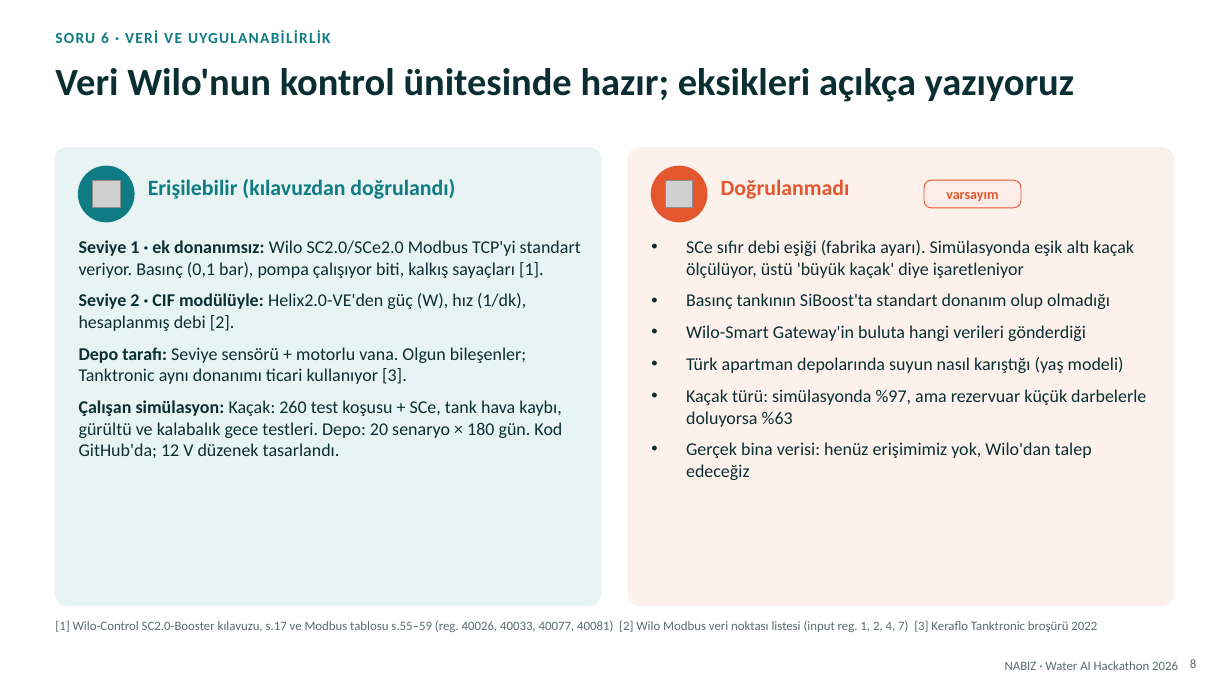
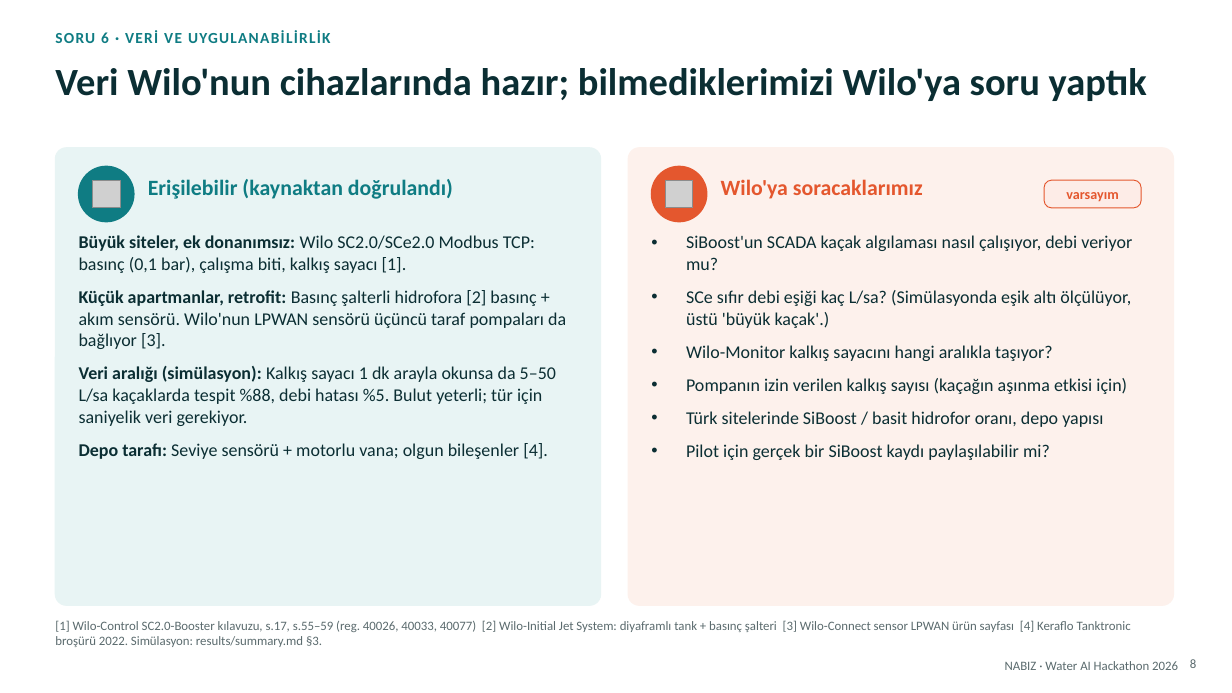
Before and after one commit to ugurfurkanyesil-rgb/wilo-hackathon, a slide deck: slide 8 of teslim/NABIZ_Proje_Fikri.pptx. Drawn at 1232x693 pixels with LibreOffice and Linux fonts; fonts in the diff are those of the drawing; grey boxes stand for pictures. Boxes give left, top, right and bottom in pixels: in the first picture for what was removed or moved away, otherwise in the second. Text is boxed around its words. In the diff, an @@ line names an element or a change of style, - is before the commit and + after.

```diff
--- a/teslim/NABIZ_Proje_Fikri.pptx
+++ b/teslim/NABIZ_Proje_Fikri.pptx
@@ title at (55,68,1147,101): text changed @@
-Veri Wilo'nun kontrol ünitesinde hazır; eksikleri açıkça yazıyoruz
+Veri Wilo'nun cihazlarında hazır; bilmediklerimizi Wilo'ya soru yaptık
@@ text at (148,179,453,199): text changed @@
-Erişilebilir (kılavuzdan doğrulandı)
+Erişilebilir (kaynaktan doğrulandı)
@@ text at (721,179,923,199): text changed @@
-Doğrulanmadı
+Wilo'ya soracaklarımız
@@ text "varsayım": place and size @@
-text "varsayım" at (946,192,998,201)
+text "varsayım" at (1066,192,1118,201)
@@ rounded rectangle: place and size @@
-rounded rectangle at (924,180,1021,208)
+rounded rectangle at (1044,180,1141,208)
@@ text at (79,235,566,459): text changed @@
-• Seviye 1 · ek donanımsız: Wilo SC2.0/SCe2.0 Modbus TCP'yi standart veriyor. Basınç (0,1 bar), pompa çalışıyor biti, kalkış sayaçları [1].
-• Seviye 2 · CIF modülüyle: Helix2.0-VE'den güç (W), hız (1/dk), hesaplanmış debi [2].
-• Depo tarafı: Seviye sensörü + motorlu vana. Olgun bileşenler; Tanktronic aynı donanımı ticari kullanıyor [3].
-• Çalışan simülasyon: Kaçak: 260 test koşusu + SCe, tank hava kaybı, gürültü ve kalabalık gece testleri. Depo: 20 senaryo × 180 gün. Kod GitHub'da; 12 V düzenek tasarlandı.
+• Büyük siteler, ek donanımsız: Wilo SC2.0/SCe2.0 Modbus TCP: basınç (0,1 bar), çalışma biti, kalkış sayacı [1].
+• Küçük apartmanlar, retrofit: Basınç şalterli hidrofora [2] basınç + akım sensörü. Wilo'nun LPWAN sensörü üçüncü taraf pompaları da bağlıyor [3].
+• Veri aralığı (simülasyon): Kalkış sayacı 1 dk arayla okunsa da 5–50 L/sa kaçaklarda tespit %88, debi hatası %5. Bulut yeterli; tür için saniyelik veri gerekiyor.
+• Depo tarafı: Seviye sensörü + motorlu vana; olgun bileşenler [4].
@@ text at (686,235,1132,460): text changed @@
-• SCe sıfır debi eşiği (fabrika ayarı). Simülasyonda eşik altı kaçak ölçülüyor, üstü 'büyük kaçak' diye işaretleniyor
-• Basınç tankının SiBoost'ta standart donanım olup olmadığı
-• Wilo-Smart Gateway'in buluta hangi verileri gönderdiği
-• Türk apartman depolarında suyun nasıl karıştığı (yaş modeli)
-• Kaçak türü: simülasyonda %97, ama rezervuar küçük darbelerle doluyorsa %63
-• Gerçek bina verisi: henüz erişimimiz yok, Wilo'dan talep edeceğiz
+• SiBoost'un SCADA kaçak algılaması nasıl çalışıyor, debi veriyor mu?
+• SCe sıfır debi eşiği kaç L/sa? (Simülasyonda eşik altı ölçülüyor, üstü 'büyük kaçak'.)
+• Wilo-Monitor kalkış sayacını hangi aralıkla taşıyor?
+• Pompanın izin verilen kalkış sayısı (kaçağın aşınma etkisi için)
+• Türk sitelerinde SiBoost / basit hidrofor oranı, depo yapısı
+• Pilot için gerçek bir SiBoost kaydı paylaşılabilir mi?
@@ text at (55,620,1131,647): text changed @@
-[1] Wilo-Control SC2.0-Booster kılavuzu, s.17 ve Modbus tablosu s.55–59 (reg. 40026, 40033, 40077, 40081) [2] Wilo Modbus veri noktası listesi (input reg. 1, 2, 4, 7) [3] Keraflo Tanktronic broşürü 2022
+[1] Wilo-Control SC2.0-Booster kılavuzu, s.17, s.55–59 (reg. 40026, 40033, 40077) [2] Wilo-Initial Jet System: diyaframlı tank + basınç şalteri [3] Wilo-Connect sensor LPWAN ürün sayfası [4] Keraflo Tanktronic broşürü 2022. Simülasyon: results/summary.md §3.
```
Also in this commit, not shown: 7 other slides changed, 11 other files.
